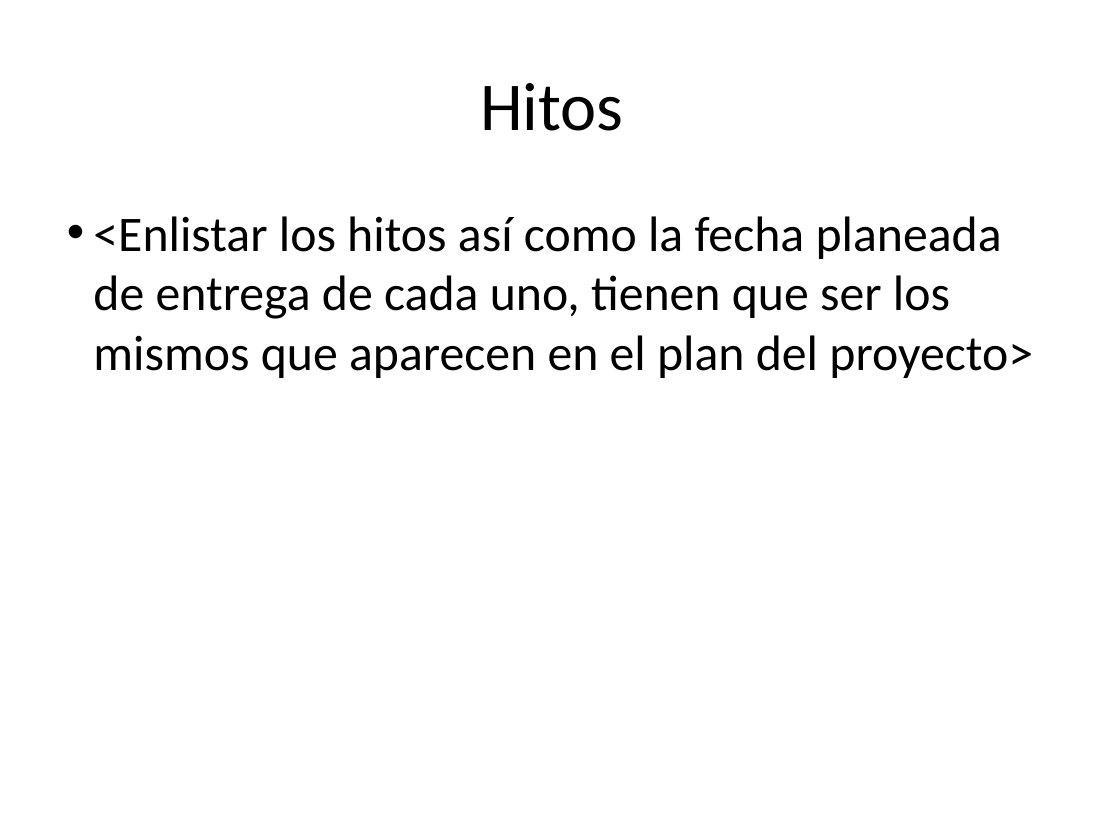
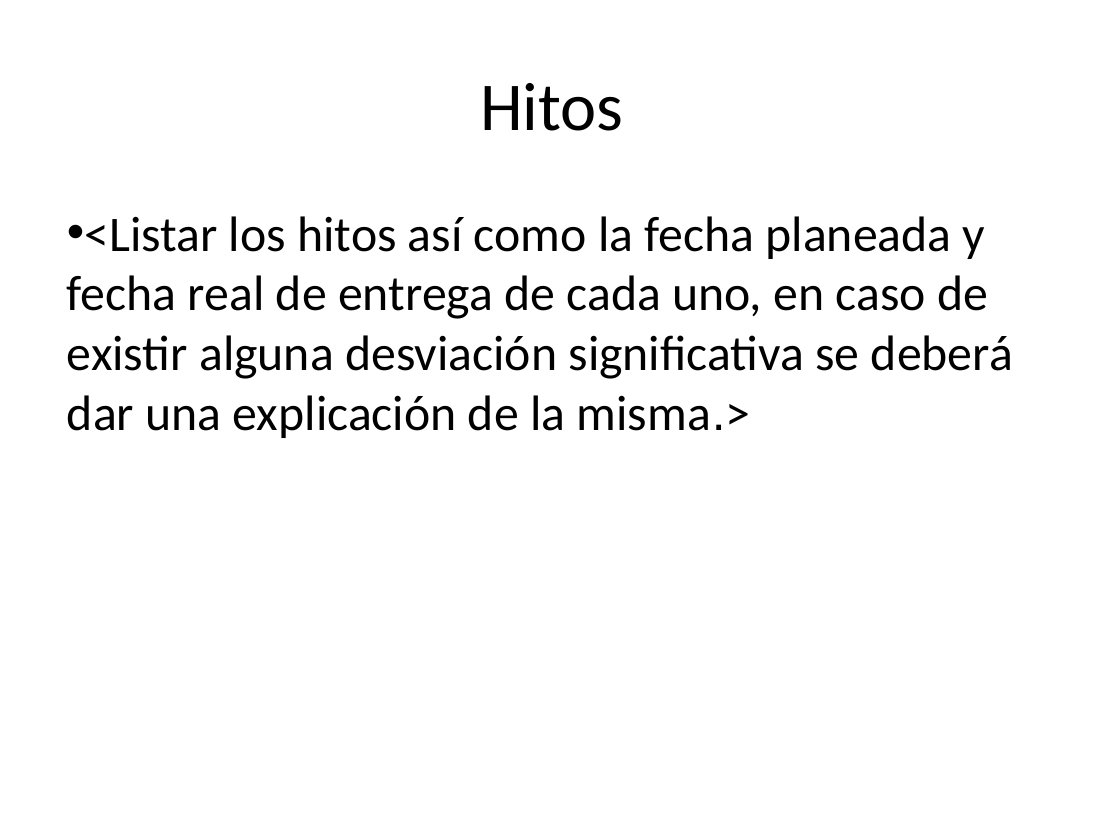
Before and after one commit to jovannyzepeda/escuela1, a slide deck: slide 2 of qualtcom/Organizacional/Medicion y Monitoreo/Reporte Monitoreo-AAMMDD.pptx (slide 4 before the commit). Drawn at 1120x840 pixels with LibreOffice and Linux fonts; fonts in the diff are those of the drawing; background and template pictures are left out. Boxes give left, top, right and bottom in pixels: in the first picture for what was removed or moved away, otherwise in the second. Text is boxed around its words. In the diff, an @@ line names an element or a change of style, - is before the commit and + after.

```diff
--- a/qualtcom/Organizacional/Medicion y Monitoreo/Reporte Monitoreo-AAMMDD.pptx
+++ b/qualtcom/Organizacional/Medicion y Monitoreo/Reporte Monitoreo-AAMMDD.pptx
@@ text at bbox=[67, 216, 1013, 438]: text changed @@
-• <Enlistar los hitos así como la fecha planeada de entrega de cada uno, tienen que ser los mismos que aparecen en el plan del proyecto>
+• <Listar los hitos así como la fecha planeada y fecha real de entrega de cada uno, en caso de existir alguna desviación significativa se deberá dar una explicación de la misma.>
```
Also in this commit, not shown: 7 other slides changed, 1 slide added, 2 slides removed, 23 other files.
